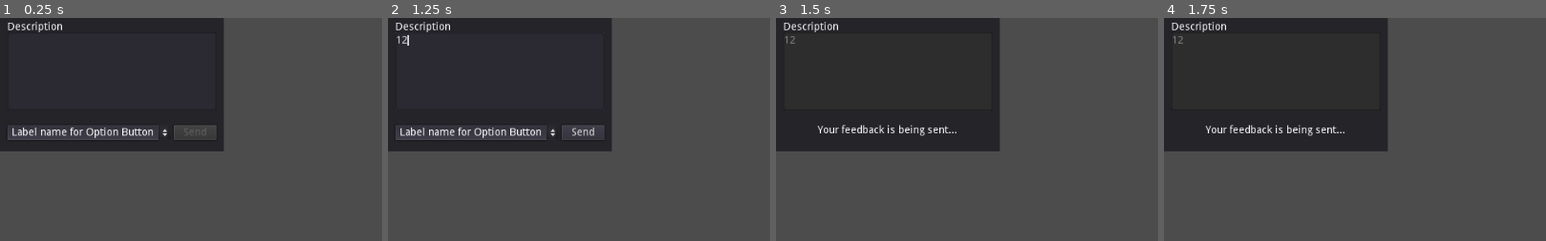
Above: before the commit, frames 1-4 (left to right).
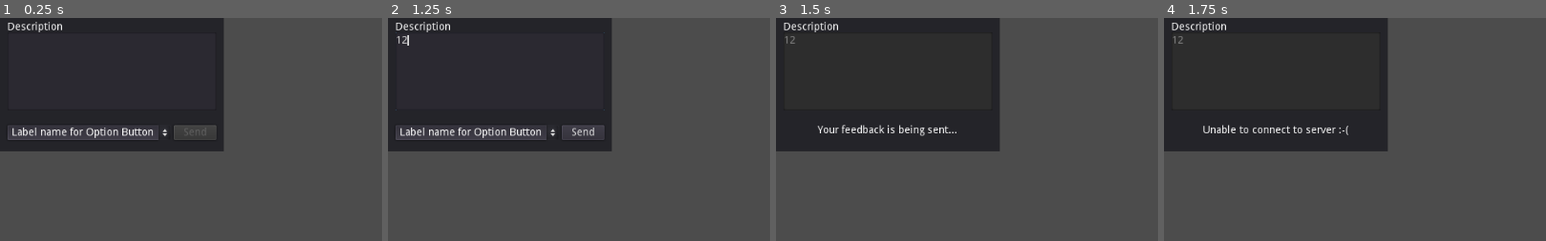
Above: after the commit, the same moments.

Repository: RPicster/Godot-Trello-Reporting-Tool
Game: Godot game, scene res://Trello_Reporting_Tool.tscn
The game is run twice, just before and just after one commit, with the same random seed, the same clock (stepped at 60 frames per second) and the same inputs. The engine's default icon, where the game draws it, is replaced by a stand-in: a white triangle on a blue panel in a dark square.
Inputs (mouse positions are % of the whole screen's width and height, from its top left):
- Up to frame 1 (0.25 s): no input
- Up to frame 2 (1.25 s): click (15, 11) at 0.52 s; type "12" at 0.6 s; click (15, 25) at 0.75 s; type "12" at 0.83 s
- Up to frame 3 (1.5 s): click "Send" at 1.25 s
- Up to frame 4 (1.75 s): no input
The pictures show only the part of the screen within x 0-50%, y 13-63%; the shares and areas given below are measured in that part.

Frames 1-3 are identical in both runs. In frame 4, 0.8% of the frame differs, in the area x 10-49%, y 47-53%.
Error before the commit: Unable to iterate on object of type 'Nil'. (res://Trello_Reporting_Tool.gd:58)

Commit message:
Integrate PHP proxy into reporting tool
This is essentially a small refactor of the reporting tool, where we now
just send a single HTTP request to create the Trello card, add a label
and one or more attachments.

I also added a little bit of error handling, so that for example if the
HTTP connection fails or timeouts, the user actually gets feedback about
that instead of getting no feedback at all.

Additionally, I renamed the proxy.test domain to proxy.example, since
this means that we no longer need to change the example domain name and
can directly use it in testing, even though the IANA recommends[1] to use
the ".test" top-level domain.

[1]: https://tools.ietf.org/html/rfc2606#page-2

Signed-off-by: aszlig <aszlig@nix.build>

Diff:
--- a/Trello_Reporting_Tool.gd
+++ b/Trello_Reporting_Tool.gd
@@ -2,16 +2,8 @@
 
 # Trello Reporting Tool - by Raffaele Picca: twitter.com/MV_Raffa
 
-# You need to get a key and generate a token by visiting this website (And you need to be logged in with the correct account):
-# https://trello.com/app-key
-var trello_key := "YOUR TRELLO API KEY"
-var trello_token := "YOUR TRELLO API TOKEN"
-var key_and_token = "?key=" + trello_key + "&token=" + trello_token
-
-# to find the trello list id, the easiest way is to look up your Trello board, create the list you want to use, add a card,
-# click on the card and add ".json" to the url in the top
-# you can then search for idList" - string behind that is the list_id below.
-var list_id := "YOUR TRELLO LIST ID"
+const PROXY_HOST = 'proxy.example'
+const PROXY_PATH = '/proxy.php'
 
 # if you don't want to use labels, just leave this dictionary empty, you can add as many labels as you need by just expanding the library
 # to find out the label ids, use the same way as with the list ids. look for the label ids in the Trello json.
@@ -26,19 +18,16 @@
 	}
 }
 
-var current_card_hash := 0
-var current_card_id := ""
-
+onready var timer = Timer.new()
 onready var http = HTTPClient.new()
-onready var http_req = $HTTPRequest
 onready var short_text = $VBoxContainer/HBoxContainer/ShortDescEdit
 onready var long_text = $VBoxContainer/HBoxContainer/LongDescEdit
 onready var send_button = $VBoxContainer/HBoxContainer/Custom/Send
-
-enum tasks {IDLE, CREATE_CARD, GET_CARD_ID, ADD_LABEL}
-var task = tasks.IDLE
+onready var feedback = $VBoxContainer/HBoxContainer/Custom/feedback
 
 func _ready():
+	timer.set_wait_time(0.2)
+	add_child(timer)
 	if !trello_labels.empty():
 		for i in range(trello_labels.size()):
 			$VBoxContainer/HBoxContainer/Custom/Type.add_item(trello_labels[i].label_description, i)
@@ -46,104 +35,97 @@
 	else:
 		$VBoxContainer/HBoxContainer/Custom/Type.hide()
 
-func _on_HTTPRequest_request_completed(_result, response_code, _headers, body):
-	if task == tasks.CREATE_CARD:
-		print_debug("CREATE_CARD -> " + str(response_code))
-		get_card_id()
+func _on_Send_pressed():
+	show_feedback()
+	send_button.disabled = true
+	create_card()
+
+func send_post(http: HTTPClient, path: String, data: Dictionary) -> int:
+	var boundary: String = 'GodotFileUploadBoundaryZ29kb3RmaWxl'
+	var headers = ['Content-Type: multipart/form-data; boundary=' + boundary]
+
+	var body: PoolByteArray
+	for key in data:
+		var value = data[key]
+		var extra: String = ''
+		var bytes: PoolByteArray
+
+		if value is File:
+			var fname = value.get_path().get_file()
+			var mimetype: String
+			match value.get_path().get_extension():
+				'png':
+					mimetype = 'image/png'
+				'jpg', 'jpeg':
+					mimetype = 'image/jpeg'
+				'gif':
+					mimetype = 'image/gif'
+				_:
+					continue
+			extra = '; filename="' + fname + '"\r\nContent-Type: ' + mimetype
+			bytes = value.get_buffer(value.get_len())
+		else:
+			bytes = value.to_ascii()
+
+		var buf = 'Content-Disposition: form-data; name="' + key + '"' + extra
+		body += ('--' + boundary + '\r\n' + buf + '\r\n\r\n').to_ascii()
+		body += bytes + '\r\n'.to_ascii()
+
+	body += ('--' + boundary + '--\r\n').to_ascii()
+
+	return http.request_raw(HTTPClient.METHOD_POST, path, headers, body)
+
+func create_card():
+	var data = {
+		'name': short_text.text,
+		'desc': long_text.text + "\n\n**Operating System:** " + OS.get_name(),
+	}
+
+	if !trello_labels.empty():
+		var type = $VBoxContainer/HBoxContainer/Custom/Type.selected
+		data['label_id'] = trello_labels[type].label_trello_id
+
+	var attachment = File.new()
+	attachment.open("res://icon.png", File.READ)
+	data['attachment'] = attachment
+	data['cover_file'] = 'attachment'
+
+	http.connect_to_host(PROXY_HOST, -1, true)
+
+	var timeout = 30.0
+	timer.start()
+	while http.get_status() == HTTPClient.STATUS_CONNECTING or \
+		  http.get_status() == HTTPClient.STATUS_RESOLVING:
+		http.poll()
+		yield(timer, 'timeout')
+		timeout -= timer.get_wait_time()
+		if timeout < 0.0:
+			feedback.text = "Timeout while waiting to connect to server :-("
+			timer.stop()
+			return
+	timer.stop()
+
+	if http.get_status() != HTTPClient.STATUS_CONNECTED:
+		feedback.text = "Unable to connect to server :-("
 		return
 
-	elif task == tasks.GET_CARD_ID and current_card_id == "":
-		print_debug("GET_CARD_ID -> " + str(response_code))
-		var dict_result = parse_json(body.get_string_from_utf8())
-		for i in dict_result:
-			if str(current_card_hash) in i.name:
-				current_card_id = i.id
-				if !trello_labels.empty():
-					add_label_to_card()
-				add_attachment()
-				return
+	if send_post(http, PROXY_PATH, data) != OK:
+		feedback.text = "Unable to send feedback to server :-("
+		return
 
-	elif task == tasks.ADD_LABEL:
-		print_debug("ADD_LABEL -> " + str(response_code))
-
-func _on_Send_pressed():
-	create_card()
-	show_feedback()
-	send_button.disabled = true
-
-func get_card_id():
-	task = tasks.GET_CARD_ID
-	var query = "https://api.trello.com/1/lists/"+list_id+"/cards" + key_and_token
-	http_req.request(query, [], true, HTTPClient.METHOD_GET)
-
-func create_card():
-	task = tasks.CREATE_CARD
-
-	current_card_hash = str(str(OS.get_unique_id()) + str(OS.get_ticks_msec()) + str(OS.get_datetime()) ).hash()
-	var current_card_title = str( short_text.text + " [" + str( current_card_hash ) + "]")
-	var current_card_desc = long_text.text
-	current_card_desc += "\n\n**Operating System:** " + OS.get_name()
-
-	var query = "https://api.trello.com/1/cards" + key_and_token
-	query += "&idList=" + list_id
-	query += "&name=" + current_card_title.percent_encode()
-	query += "&desc=" + current_card_desc.percent_encode()
-	query += "&pos=top"
-
-	http_req.request(query, [], true, HTTPClient.METHOD_POST)
-
-func add_label_to_card():
-	task = tasks.ADD_LABEL
-	var type = $VBoxContainer/HBoxContainer/Custom/Type.selected
-	var query = "https://api.trello.com/1/cards/"+current_card_id+"/idLabels" + key_and_token + "&value=" + trello_labels[type].label_trello_id
-	http_req.request(query, [], true, HTTPClient.METHOD_POST)
-
-func attachment_get_body():
-	# The default icon.png is attached, you can attach any file, just change the Content-Type in the body part below to match the file type:
-	# https://developer.mozilla.org/en-US/docs/Web/HTTP/Basics_of_HTTP/MIME_types/Common_types
-	var file = File.new()
-	file.open("res://icon.png", File.READ)
-	var file_content = file.get_buffer(file.get_len())
-	file.close()
-
-
-	# create the body of the multipart/form-data , change the "Content-Type" if you want to send something else than an image.
-	var boundary_start = "--GodotFileUploadBoundaryZ29kb3RmaWxl\r\n".to_ascii()
-	var body = boundary_start
-	body += ("Content-Disposition: form-data; name=\"key\"\r\n\r\n" + trello_key + "\r\n").to_ascii()
-	body += boundary_start
-	body += ("Content-Disposition: form-data; name=\"token\"\r\n\r\n" + trello_token + "\r\n").to_ascii()
-	body += boundary_start
-	body += ("Content-Disposition: form-data; name=\"name\"\r\n\r\nImage-"+str(current_card_hash)+"\r\n").to_ascii()
-	body += boundary_start
-	body += ("Content-Disposition: form-data; name=\"setCover\"\r\n\r\ntrue\r\n").to_ascii()
-	body += boundary_start
-	body += ("Content-Disposition: form-data; name=\"file\"; filename=\"Image_"+str(current_card_hash)+".png\"\r\nContent-Type: image/png\r\n\r\n").to_ascii()
-	body += file_content
-	body += ("\r\n--GodotFileUploadBoundaryZ29kb3RmaWxl--\r\n").to_ascii()
-
-	return body
-
-func add_attachment():
-	# setup the header for sending attachments via multipart
-	var headers = ["Content-Type: multipart/form-data; boundary=GodotFileUploadBoundaryZ29kb3RmaWxl"]
-	var path = "/1/cards/"+ current_card_id +"/attachments"
-
-	http.connect_to_host("https://api.trello.com", -1, true, false)
-
-	while http.get_status() == HTTPClient.STATUS_CONNECTING or http.get_status() == HTTPClient.STATUS_RESOLVING:
-		http.poll()
-		OS.delay_msec(50)
-
-	var err = http.request_raw(HTTPClient.METHOD_POST, path, headers, attachment_get_body())
-
+	timeout = 30.0
+	timer.start()
 	while http.get_status() == HTTPClient.STATUS_REQUESTING:
 		http.poll()
-		if not OS.has_feature("web"):
-			OS.delay_msec(50)
-		else:
-			yield(Engine.get_main_loop(), "idle_frame")
-	$VBoxContainer/HBoxContainer/Custom/feedback.text = "Feedback sent successfully, thank you!"
+		yield(timer, 'timeout')
+		timeout -= timer.get_wait_time()
+		if timeout < 0.0:
+			feedback.text = "Timeout waiting for server acknowledgement :-("
+			timer.stop()
+			return
+	timer.stop()
+
+	feedback.text = "Feedback sent successfully, thank you!"
 
 func show_feedback():
 	#disable all input fields and show a short message about the current status
@@ -151,8 +133,8 @@
 	short_text.editable = false
 	long_text.readonly = true
 	$VBoxContainer/HBoxContainer/Custom/Type.hide()
-	$VBoxContainer/HBoxContainer/Custom/feedback.show()
-	$VBoxContainer/HBoxContainer/Custom/feedback.text = "Your feedback is being sent..."
+	feedback.show()
+	feedback.text = "Your feedback is being sent..."
 
 func _on_ShortDescEdit_text_changed(_new_text):
 	update_send_button()
--- a/test.gd
+++ b/test.gd
@@ -19,13 +19,6 @@
 
     # XXX: Ideally the node would be properly parametrizable, so let's override
     #      the variables we need to be changed in the ugliest way possible:
-    scene.trello_key = '6686ab7c98c9478a858c7509cce4e567'
-    scene.trello_token = '903a96bcb0f2457986ed6f4e4d4d5016'\
-                       + '04ea488a45034e57aea56a16ed59528a'
-    scene.key_and_token = "?key=" + scene.trello_key \
-                        + "&token=" + scene.trello_token
-    scene.list_id = '44b3a1b2db65488e8ba5a9dfba1dd9aa'
-
     scene.trello_labels = {
         0: {'label_trello_id': '7f657925d36b4ec9a3406d3a2979b338',
             'label_description': 'Test label 1'},
@@ -50,12 +43,13 @@
     assert_eq(feedback_node.text, expected)
 
     var state: Dictionary = yield(get_trello_state(), 'completed')
+    var list_id: String = '44b3a1b2db65488e8ba5a9dfba1dd9aa'
 
     assert_has(state, 'lists')
-    assert_has(state['lists'], scene.list_id)
+    assert_has(state['lists'], list_id)
 
-    assert_eq(state['lists'][scene.list_id].size(), 1)
-    var cards: Array = state['lists'][scene.list_id]
+    assert_eq(state['lists'][list_id].size(), 1)
+    var cards: Array = state['lists'][list_id]
     assert_eq(cards.size(), 1)
     var card: Dictionary = cards[0]
 
Not shown, changed: flake.nix
